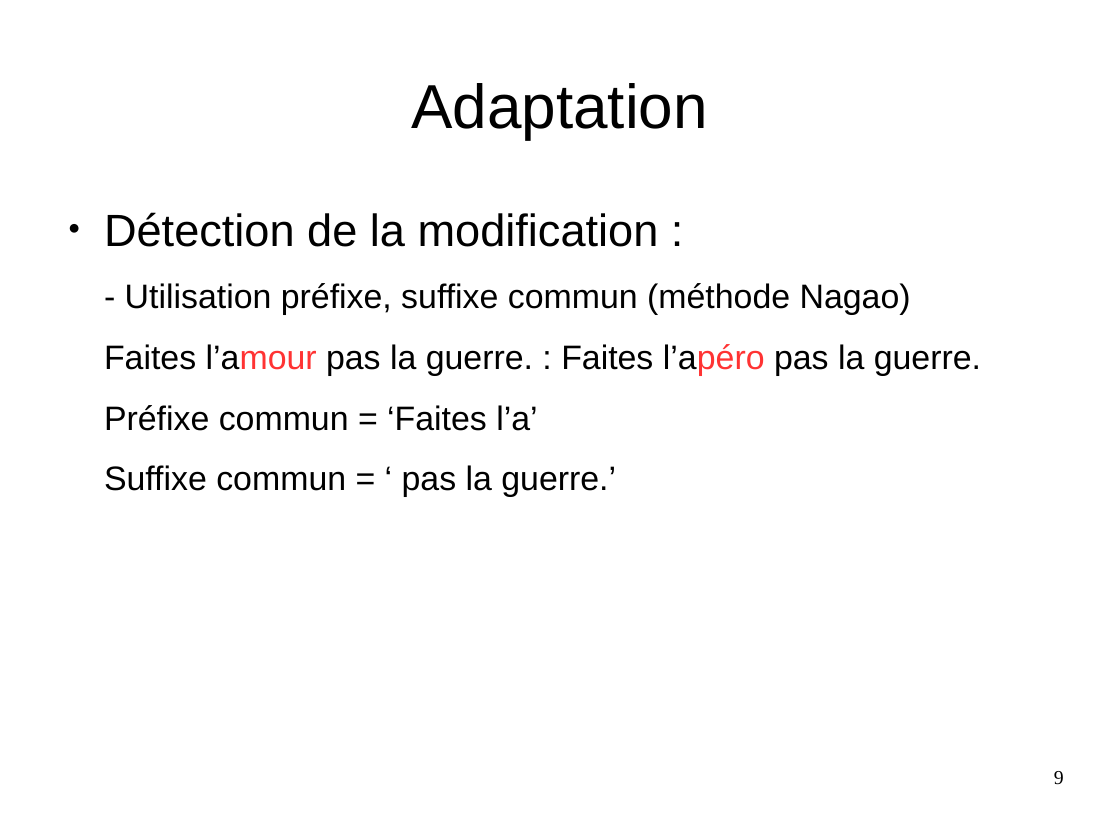
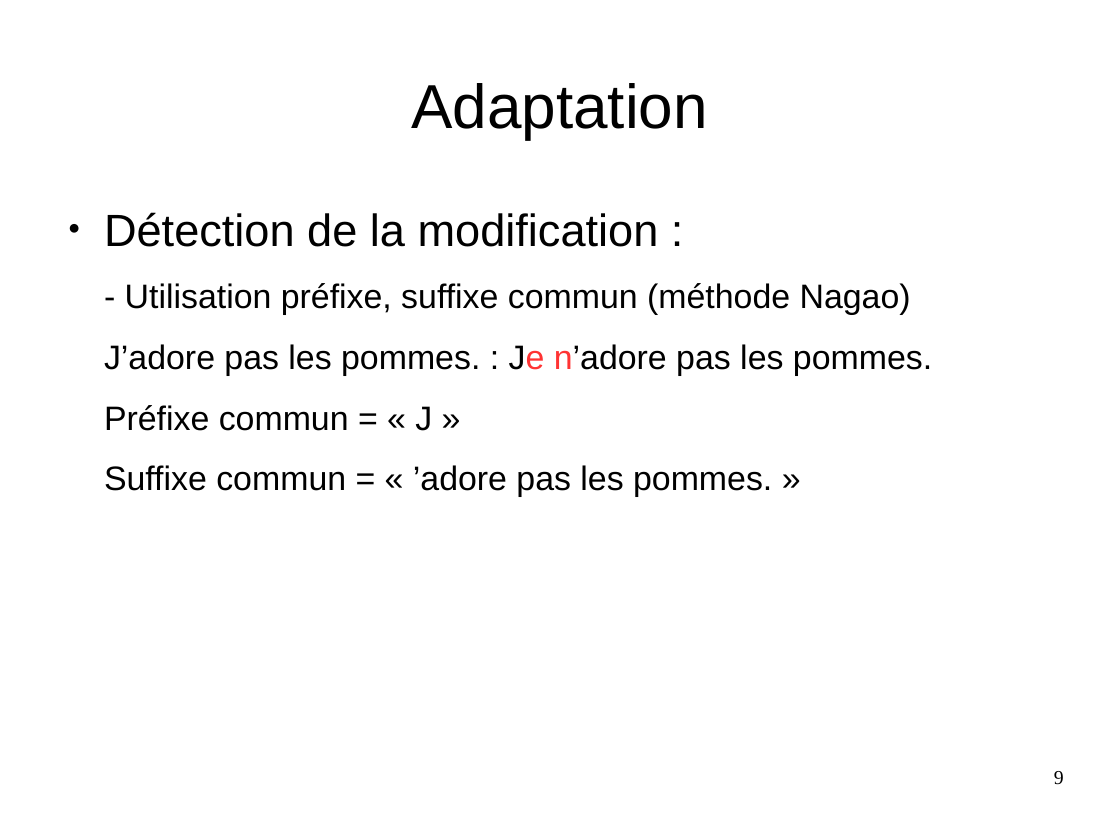
Before and after one commit to Sle3pingForest/StageL3, a slide deck: slide 9 of RapportAndre/Pres.odp. Drawn at 1120x840 pixels with LibreOffice and Linux fonts; fonts in the diff are those of the drawing. Boxes give left, top, right and bottom in pixels: in the first picture for what was removed or moved away, otherwise in the second. Text is boxed around its words. In the diff, an @@ line names an element or a change of style, - is before the commit and + after.

```diff
--- a/RapportAndre/Pres.odp
+++ b/RapportAndre/Pres.odp
@@ text at (x1=104, y1=344, x2=932, y2=497): text changed @@
-Faites l’amour pas la guerre. : Faites l’apéro pas la guerre.
-Préfixe commun = ‘Faites l’a’
-Suffixe commun = ‘ pas la guerre.’
+J’adore pas les pommes. : Je n’adore pas les pommes.
+Préfixe commun = « J »
+Suffixe commun = « ’adore pas les pommes. »
```
Also in this commit, not shown: 8 other slides changed, 2 slides added, 2 slides removed, 2 other files.
